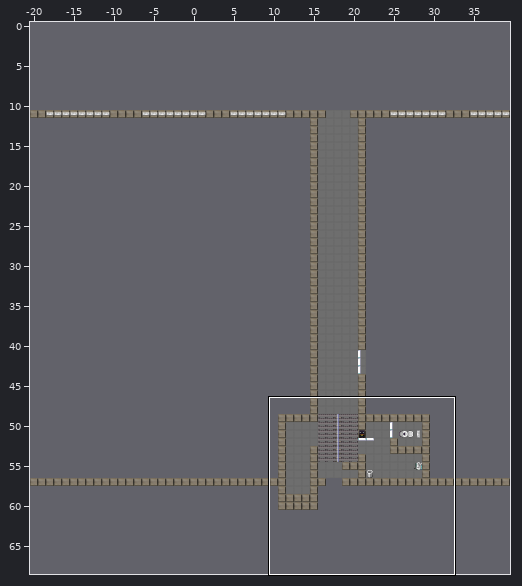
Level history. Tiled map (JSON): maps/zl-ug.json. Above, an overview of the earlier version with the close-up marked.
Close-up. The starting point:
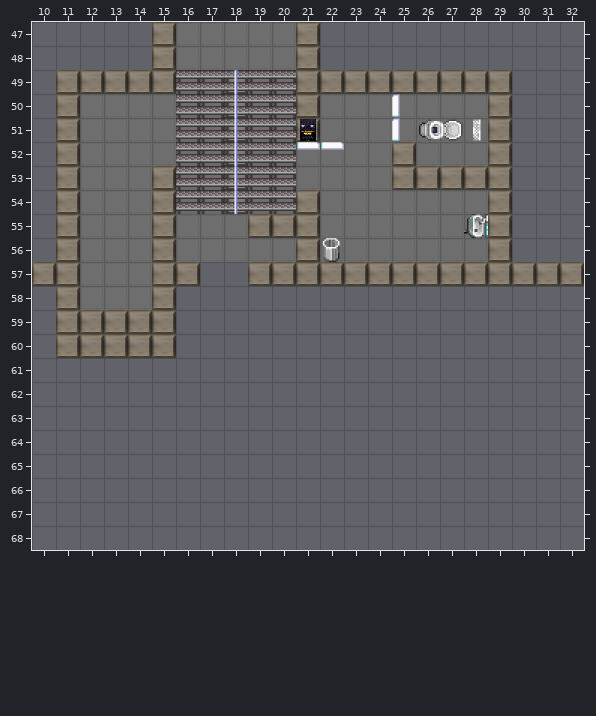
Cells are 32x32 px. Shown: x 10..32, y 47..68. The commit also changed other parts of the map, which this record leaves out. The old version is drawn lined up with the new one.
The result:
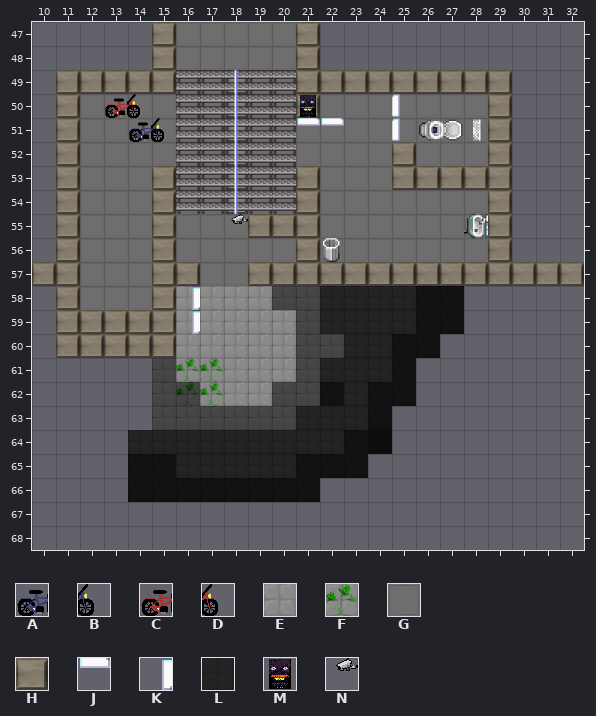
Key: from "chaos_zone_shared": A 611, B 612, C 675, D 676; from "floortileset": E 0, F 2, G 31, H 35; from "office_2": J 45, K 45 turned 90; from "z-Labor": L 17, M 83, N 101.
_ is an empty cell.
See-through tiles are keyed as they look on the map.
The edit:
{"change": "map size 60x54 -> 40x70 cells (old content now starts at -20,7; both pictures use the new coordinates)"}
{"where": "layer \"floor\""}
{"y":51,"x":21,"old":"H","new":"G"}
{"y":53,"x":21,"old":"G","new":"H"}
{"y":58,"x":16,"old":"____________","new":"EEEEEEEEEEEE"}
{"y":59,"x":16,"old":"____________","new":"EEEEEEEEEEEE"}
{"y":60,"x":16,"old":"___________","new":"EEEEEEEEEEE"}
{"y":61,"x":15,"old":"___________","new":"EFFEEEEEEEE"}
{"y":62,"x":15,"old":"___________","new":"EFFEEEEEEEE"}
{"y":63,"x":15,"old":"__________","new":"EEEEEEEEEE"}
{"y":64,"x":14,"old":"__________","new":"EEEEEEEEEE"}
{"y":65,"x":14,"old":"__________","new":"EEEEEEEEEE"}
{"y":66,"x":14,"old":"________","new":"EEEEEEEE"}
{"where": "layer \"things\""}
{"y":50,"x":13,"old":"__","new":"CD"}
{"y":50,"x":21,"old":"_","new":"M"}
{"y":51,"x":14,"old":"__","new":"AB"}
{"y":51,"x":21,"old":"M_","new":"JJ"}
{"y":52,"x":21,"old":"JJ","new":"__"}
{"y":58,"x":16,"old":"_","new":"K"}
{"y":59,"x":16,"old":"_","new":"K"}
{"where": "layer \"over-the-top\""}
{"y":55,"x":18,"old":"_","new":"N"}
{"y":58,"x":20,"old":"________","new":"LLLLLLLL"}
{"y":59,"x":21,"old":"_______","new":"LLLLLLL"}
{"y":60,"x":21,"old":"______","new":"LLLLLL"}
{"y":61,"x":15,"old":"_","new":"L"}
{"y":61,"x":21,"old":"_____","new":"LLLLL"}
{"y":62,"x":15,"old":"__","new":"LL"}
{"y":62,"x":20,"old":"______","new":"LLLLLL"}
{"y":63,"x":15,"old":"_","new":"L"}
{"y":63,"x":17,"old":"___","new":"LLL"}
{"y":63,"x":21,"old":"____","new":"LLLL"}
{"y":64,"x":14,"old":"___________","new":"LLLLLLLLLLL"}
{"y":65,"x":14,"old":"__________","new":"LLLLLLLLLL"}
{"y":66,"x":14,"old":"________","new":"LLLLLLLL"}
{"where": "layer \"even-topper\""}
{"y":58,"x":22,"old":"______","new":"LLLLLL"}
{"y":59,"x":22,"old":"______","new":"LLLLLL"}
{"y":60,"x":23,"old":"____","new":"LLLL"}
{"y":61,"x":22,"old":"____","new":"LLLL"}
{"y":62,"x":22,"old":"____","new":"LLLL"}
{"y":63,"x":16,"old":"_","new":"L"}
{"y":63,"x":20,"old":"_____","new":"LLLLL"}
{"y":64,"x":14,"old":"___________","new":"LLLLLLLLLLL"}
{"y":65,"x":14,"old":"__________","new":"LLLLLLLLLL"}
{"y":66,"x":14,"old":"________","new":"LLLLLLLL"}
{"where": "layer \"override\""}
{"y":58,"x":26,"old":"__","new":"LL"}
{"y":59,"x":26,"old":"__","new":"LL"}
{"y":60,"x":25,"old":"__","new":"LL"}
{"y":61,"x":25,"old":"_","new":"L"}
{"y":62,"x":22,"old":"_","new":"L"}
{"y":62,"x":24,"old":"__","new":"LL"}
{"y":63,"x":24,"old":"_","new":"L"}
{"y":64,"x":23,"old":"__","new":"LL"}
{"y":65,"x":14,"old":"__","new":"LL"}
{"y":65,"x":21,"old":"___","new":"LLL"}
{"y":66,"x":14,"old":"________","new":"LLLLLLLL"}
{"label":"added","picture_box":[105,94,164,142]}
{"label":"changed","picture_box":[296,95,344,190]}
{"label":"added","picture_box":[231,214,248,224]}
{"label":"added","picture_box":[128,286,464,502]}
